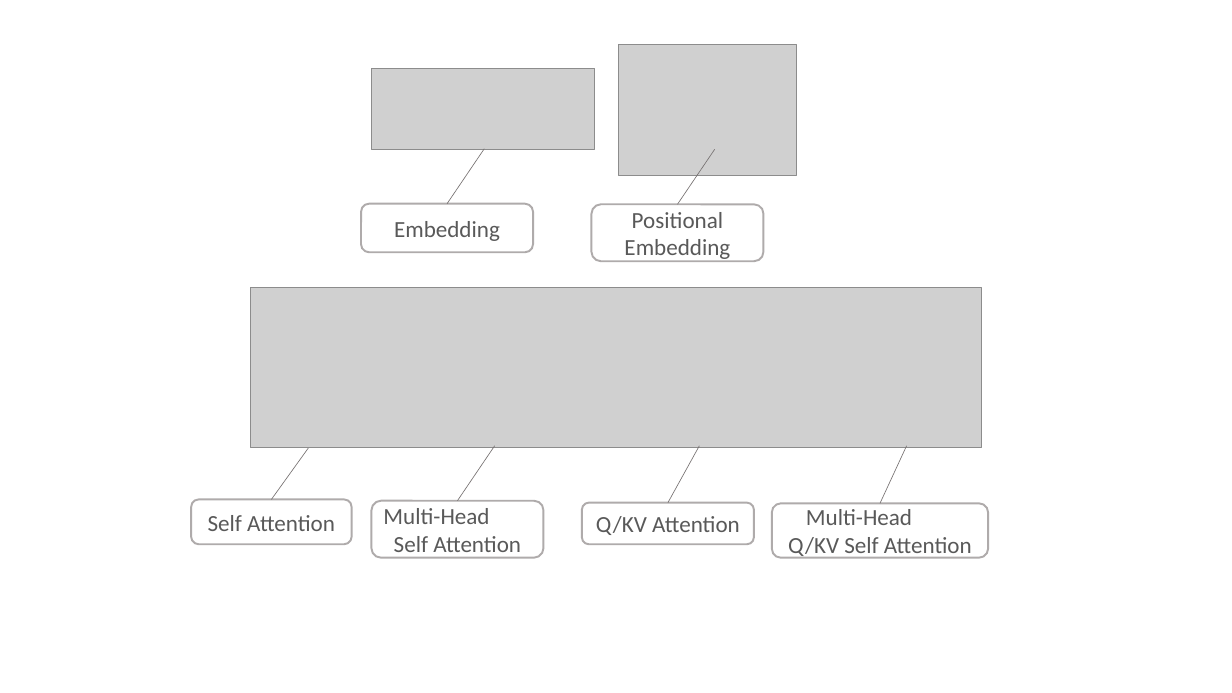
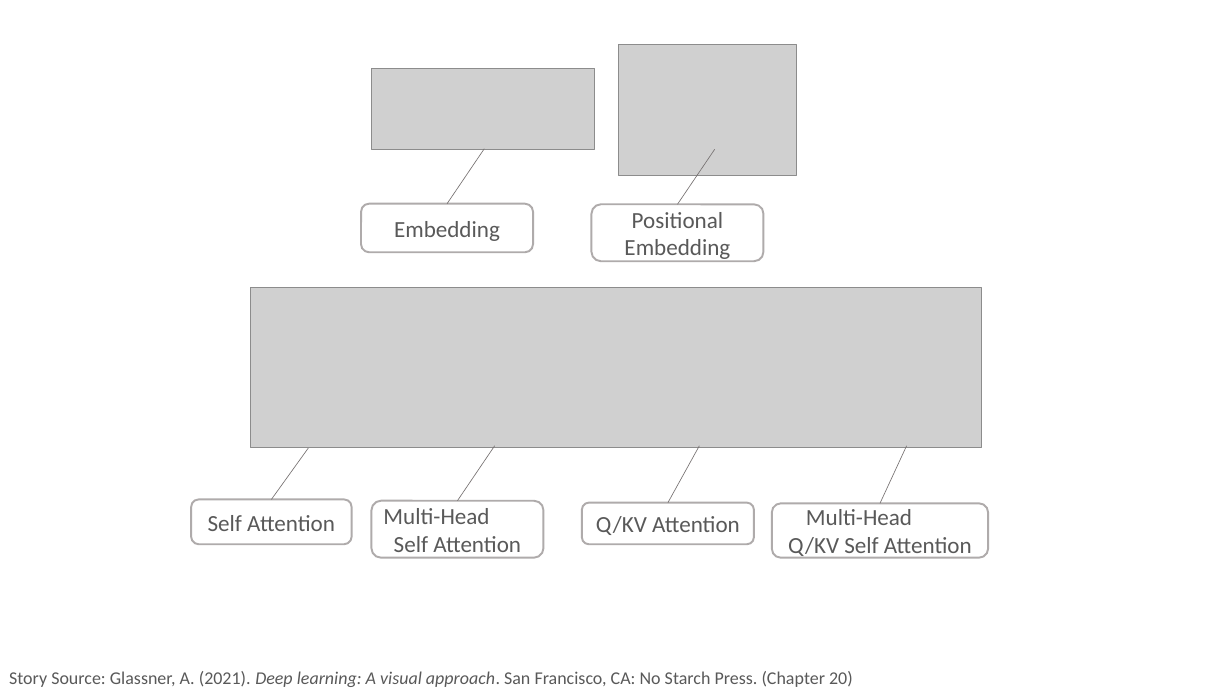
Before and after one commit to PracticumAI/transformers, a slide deck: slide 20 of presentations/02_transformers_attention.pptx (slide 21 before the commit). Drawn at 1232x693 pixels with LibreOffice and Linux fonts; fonts in the diff are those of the drawing; grey boxes stand for pictures. Boxes give left, top, right and bottom in pixels: in the first picture for what was removed or moved away, otherwise in the second. Text is boxed around its words. In the diff, an @@ line names an element or a change of style, - is before the commit and + after.

```diff
--- a/presentations/02_transformers_attention.pptx
+++ b/presentations/02_transformers_attention.pptx
@@ text added at (9,671,853,687), 14 pt, text #595959 @@
+Story Source: Glassner, A. (2021). Deep learning: A visual approach. San Francisco, CA: No Starch Press. (Chapter 20)
```
Also in this commit, not shown: 1 other slide changed, 1 other file.
